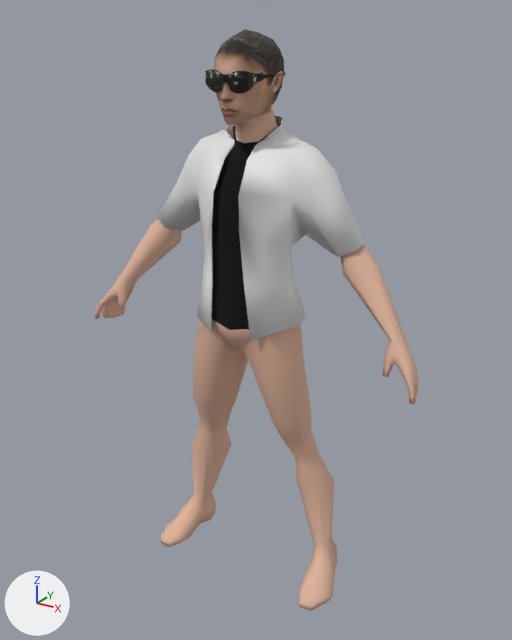
An edit to the Blender file model.blend, drawn before and after from the same camera.
One viewpoint serves both versions: a 50 mm lens placed at (2.71, -4.17, 4.18), pointed at (0.03, 0.06, 2.18). Arrows for +X, +Y and +Z are at lower left; the lights stay in place.

The older version as bpy lines, for what is in view:
```python
mat_material = principled_material('Material')
mat_material.base_color = (0.8, 0.8, 0.8)  # white #e7e7e7
me_cube = bpy.data.meshes.new('Cube')
me_cube.from_pydata(...)  # 12 vertices, 10 faces; spans x -1.06..1.06, y -1.03..1.0, z -1.0..1.34
me_cube.materials.append(mat_material_002)  # picture img_glasses_texture_png
me_mesh_001 = bpy.data.meshes.new('Mesh.001')
me_mesh_001.from_pydata(...)  # 105 vertices, 92 faces; spans x -0.86..0.85, y -0.3..0.34, z 2.16..3.68
me_mesh_001.materials.append(mat_material)  # white #e7e7e7
me_mesh_003 = bpy.data.meshes.new('Mesh.003')
me_mesh_003.from_pydata(...)  # 484 vertices, 508 faces; spans x -1.4..1.4, y -0.32..0.35, z 0.0..4.22
# faces by material slot: [434, 74]
me_mesh_003.materials.append(mat_material_001)  # picture img_model_texture_jpg
me_mesh_003.materials.append(mat_material_003)  # black #000000
ob_cube = bpy.data.objects.new('Cube', me_cube)
ob_cube.location = (0.0, -0.093, 3.911)
ob_cube.scale = (0.189, 0.185, 0.0706)
ob_cube_001 = bpy.data.objects.new('Cube.001', me_mesh_003)
ob_cube_001.location = (0.0, 0.0, 0.0)
ob_cube_002 = bpy.data.objects.new('Cube.002', me_mesh_001)
ob_cube_002.location = (0.0, 0.0, 0.0)
_m = ob_cube_002.modifiers.new('Solidify', 'SOLIDIFY')
_m.thickness = -0.01
_m.use_rim_only = True
```
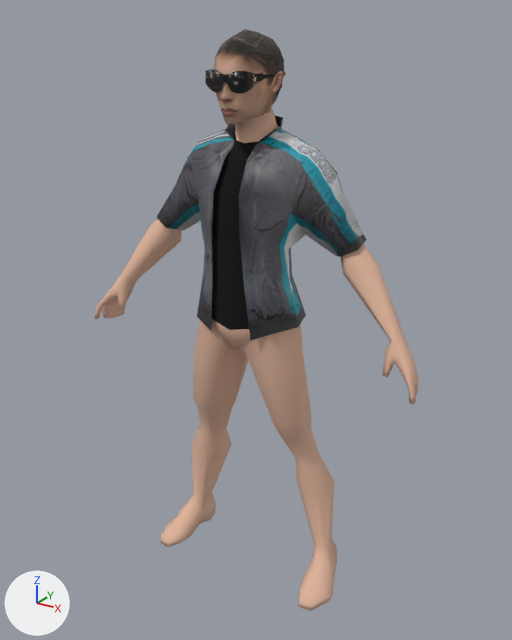
What the commit changed:
Picture 'jacket_texture.jpg' (img_jacket_texture_jpg) is new.
In material 'Material' (mat_material), base_color is no longer (0.8, 0.8, 0.8), white #e7e7e7.
In material 'Material' (mat_material), texture is now set to img_jacket_texture_jpg, with its transparency.
me_mesh_001 has 105 vertices, 92 faces and spans x -0.86..0.85, y -0.3..0.34, z 2.16..3.68.
me_mesh_001 is used by ob_cube_002; location (0.0, 0.0, 0.0).
me_mesh_001 part 1: texture (UV) coordinates of 92 of 92 faces, centred in x -0.75..0.75, y -0.24..0.32, z 2.38..3.63, changed; they spanned u 0.0..0.09, v 0.31..0.43 and now span u 0.0..1.0, v 0.03..0.99.

Where the change shows, as pixel boxes (x1, y1, x2, y2) in the pictures (512 x 640 px):
'Cube.002', surface changed: (157, 115, 366, 340) in both
